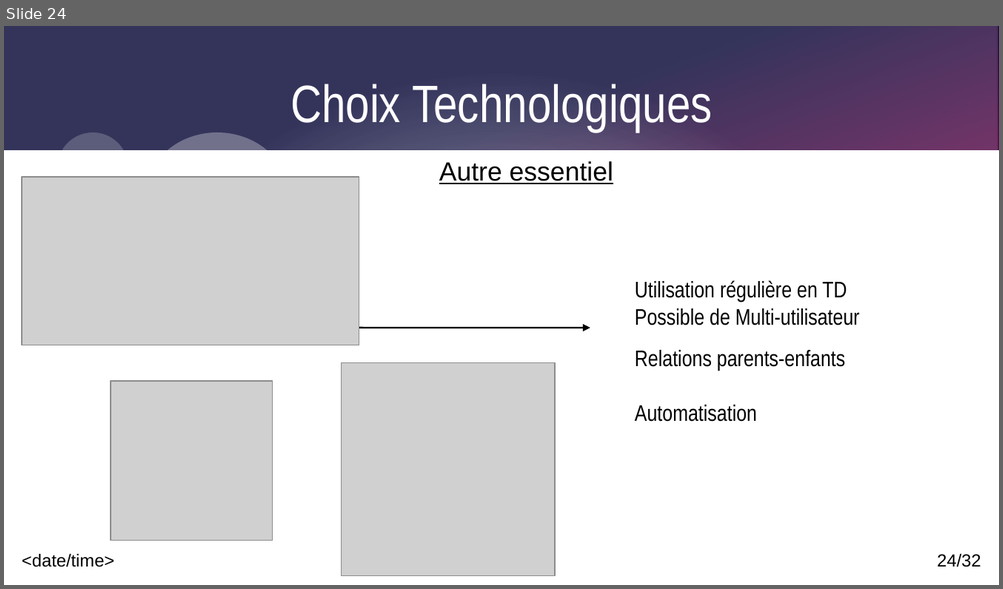
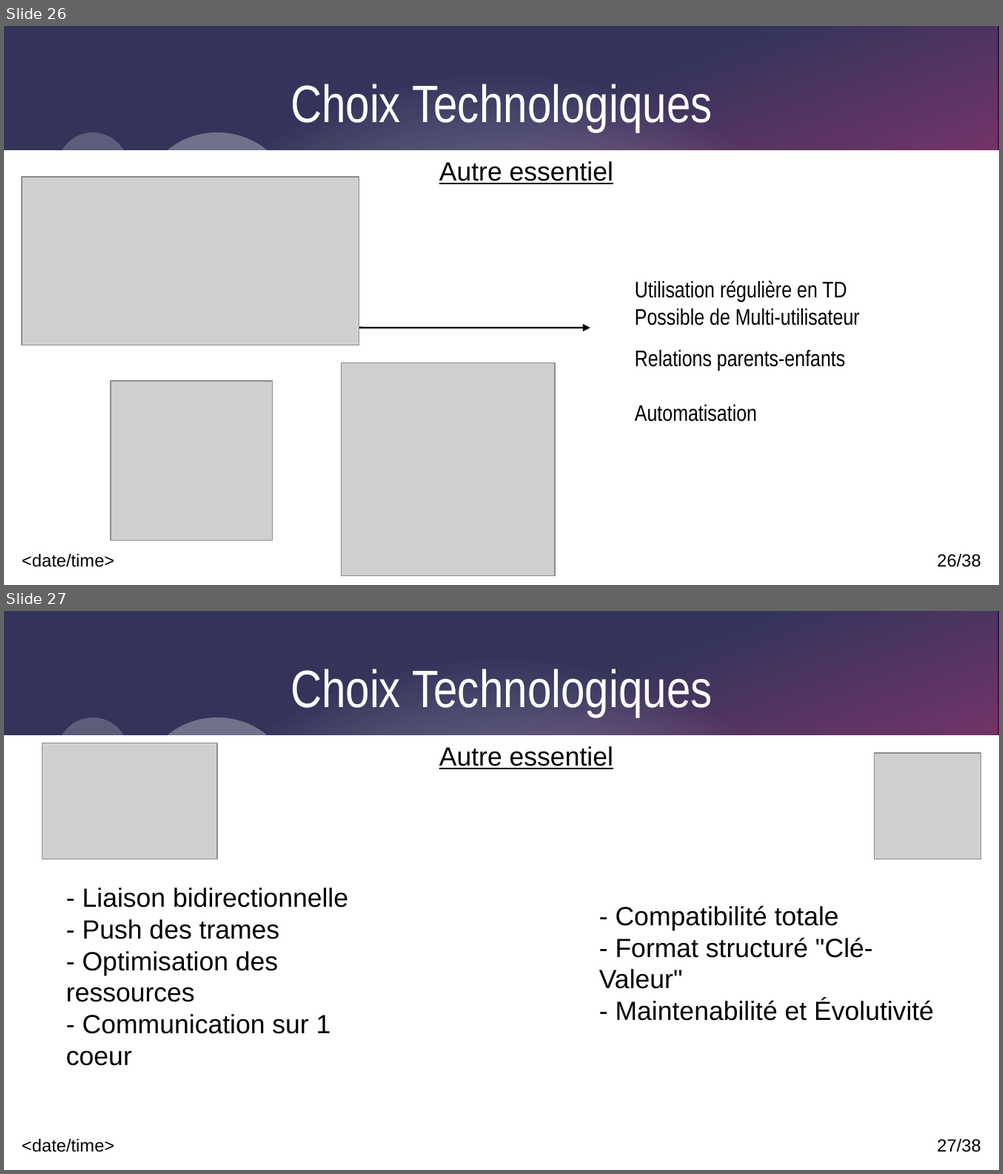
Before and after one commit to Corentinh2/PROJET_GESTIONNAIRE_DE_CHARGE, a slide deck: Revues/DiapoRevue3_VR.odp. Shown one above the other, each under a label of ours: slide 24 before the commit, slides 26 and 27 after it. The pictures are 1003x589 and 1003x1174 pixels, drawn with LibreOffice and Linux fonts; fonts in the diff are those of the drawing; grey boxes stand for pictures. Boxes give left, top, right and bottom in pixels: in the first picture for what was removed or moved away, otherwise in the second. Text is boxed around its words. In the diff, an @@ line names an element or a change of style, - is before the commit and + after.

```diff
--- a/Revues/DiapoRevue3_VR.odp
+++ b/Revues/DiapoRevue3_VR.odp
@@ slide 27 added at [4,611,999,1170], background #FFFFFF; not listed: 9 template elements that a slide beside it also shows @@
@@ title added at [290,669,711,717], 42 pt, text #FFFFFF @@
+Choix Technologiques
@@ picture added at [42,743,217,859] @@
@@ text added at [439,746,613,769], 21 pt, text #000000, underline @@
+Autre essentiel
@@ picture added at [875,752,982,859] @@
@@ text added at [66,888,348,1066], 21 pt, text #000000 @@
+- Liaison bidirectionnelle
+- Push des trames
+- Optimisation des ressources
+- Communication sur 1 coeur
@@ text added at [599,906,933,1021], 21 pt, text #000000 @@
+- Compatibilité totale
+- Format structuré "Clé-Valeur"
+- Maintenabilité et Évolutivité
@@ what was slide 24 is now slide 26 @@
@@ page number at [936,554,980,568]: text changed @@
-24/32
+26/38
```
Also in this commit, not shown: 13 slides changed, 7 other slides added, 2 slides removed, 33 other files.
